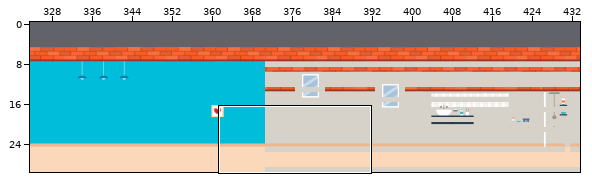
A Tiled map gets an edit: android/assets/Mapa/mapaNivel2.tmx. Above: a wide view before the commit, with the close-up outlined.
Close-up. Before the edit:
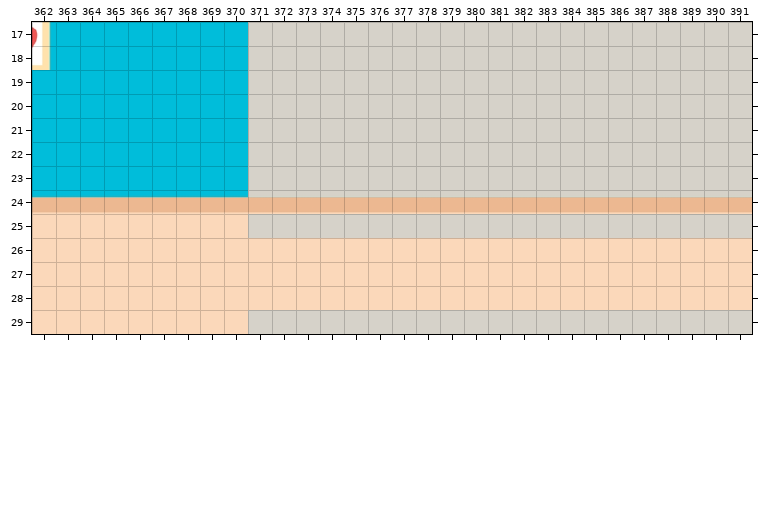
Cells are 32x32 px. Shown: x 362..391, y 17..29. The commit also changed other parts of the map, which this record leaves out. Tiles whose own drawing changed are shown in their newer look in all pictures.
New version:
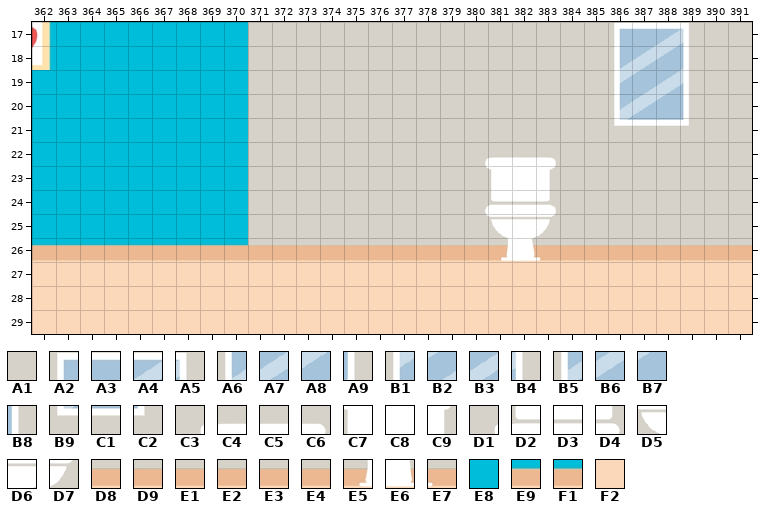
Key: from "bañoJuan": A1 120, A2 414, A3 415, A4 416, A5 417, A6 454, A7 455, A8 456, A9 457, B1 494, B2 495, B3 496, B4 497, B5 534, B6 535, B7 536, B8 537, B9 574, C1 575, C2 577, C3 609, C4 610, C5 611, C6 612, C7 650, C8 651, C9 652, D1 689, D2 690, D3 691, D4 692, D5 730, D6 731, D7 732, D8 760, D9 761, E1 762, E2 763, E3 767, E4 768, E5 770, E6 771, E7 772; from "nivel2": E8 120, E9 760, F1 784, F2 800.
__ is an empty cell, .. an unchanged one.
Change:
--- layer "Capa de Patrones 1"
@@ x 362..391 @@
-17 .. .. .. .. .. .. .. .. .. .. .. .. .. .. .. .. .. .. .. .. .. .. .. .. A1 A1 A1 A1 .. ..
-18 .. .. .. .. .. .. .. .. .. .. .. .. .. .. .. .. .. .. .. .. .. .. .. .. A1 A1 A1 A1 .. ..
-19 .. .. .. .. .. .. .. .. .. .. .. .. .. .. .. .. .. .. .. .. .. .. .. .. A1 A1 A1 A1 .. ..
-20 .. .. .. .. .. .. .. .. .. .. .. .. .. .. .. .. .. .. .. .. .. .. .. .. A1 A1 A1 A1 .. ..
-21 .. .. .. .. .. .. .. .. .. .. .. .. .. .. .. .. .. .. .. .. .. .. .. .. A1 A1 A1 A1 .. ..
-22 .. .. .. .. .. .. .. .. .. .. .. .. .. .. .. .. .. .. A1 A1 A1 A1 .. .. .. .. .. .. .. ..
-23 .. .. .. .. .. .. .. .. .. .. .. .. .. .. .. .. .. .. .. A1 A1 A1 .. .. .. .. .. .. .. ..
-24 F1 F1 F1 F1 F1 F1 F1 F1 F1 D8 D9 E1 E2 E2 E2 E2 E3 E4 D9 D8 D9 E1 E2 E2 E2 E2 E3 E4 D9 D8
-25 F2 F2 F2 F2 F2 F2 F2 F2 F2 .. .. .. .. .. .. .. .. .. .. A1 A1 A1 .. .. .. .. .. .. .. ..
-26 F2 F2 F2 F2 F2 F2 F2 F2 F2 F2 F2 F2 F2 F2 F2 F2 F2 F2 F2 F2 F2 F2 F2 F2 F2 F2 F2 F2 F2 F2
+17 .. .. .. .. .. .. .. .. .. .. .. .. .. .. .. .. .. .. .. .. .. .. .. .. A2 A3 A4 A5 .. ..
+18 .. .. .. .. .. .. .. .. .. .. .. .. .. .. .. .. .. .. .. .. .. .. .. .. A6 A7 A8 A9 .. ..
+19 .. .. .. .. .. .. .. .. .. .. .. .. .. .. .. .. .. .. .. .. .. .. .. .. B1 B2 B3 B4 .. ..
+20 .. .. .. .. .. .. .. .. .. .. .. .. .. .. .. .. .. .. .. .. .. .. .. .. B5 B6 B7 B8 .. ..
+21 .. .. .. .. .. .. .. .. .. .. .. .. .. .. .. .. .. .. .. .. .. .. .. .. B9 C1 C1 C2 .. ..
+22 .. .. .. .. .. .. .. .. .. .. .. .. .. .. .. .. .. .. C3 C4 C5 C6 .. .. .. .. .. .. .. ..
+23 .. .. .. .. .. .. .. .. .. .. .. .. .. .. .. .. .. .. .. C7 C8 C9 .. .. .. .. .. .. .. ..
+24 E8 E8 E8 E8 E8 E8 E8 E8 E8 A1 A1 A1 A1 A1 A1 A1 A1 A1 D1 D2 D3 D4 A1 A1 A1 A1 A1 A1 A1 A1
+25 E8 E8 E8 E8 E8 E8 E8 E8 E8 .. .. .. .. .. .. .. .. .. .. D5 D6 D7 .. .. .. .. .. .. .. ..
+26 E9 E9 E9 E9 E9 E9 E9 E9 E9 D8 D8 D8 D8 D8 D8 D8 D8 D8 D9 E5 E6 E7 D8 D8 D8 D8 D8 D8 D8 D8
@@ x 371..391 @@
-29 A1 A1 A1 A1 A1 A1 A1 A1 A1 A1 A1 A1 A1 A1 A1 A1 A1 A1 A1 A1 A1
+29 F2 F2 F2 F2 F2 F2 F2 F2 F2 F2 F2 F2 F2 F2 F2 F2 F2 F2 F2 F2 F2
